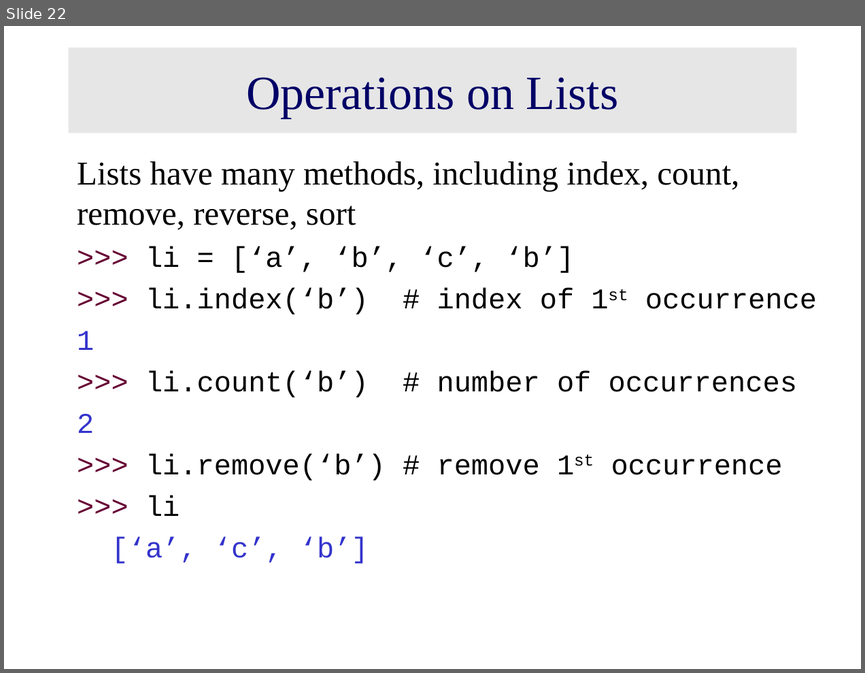
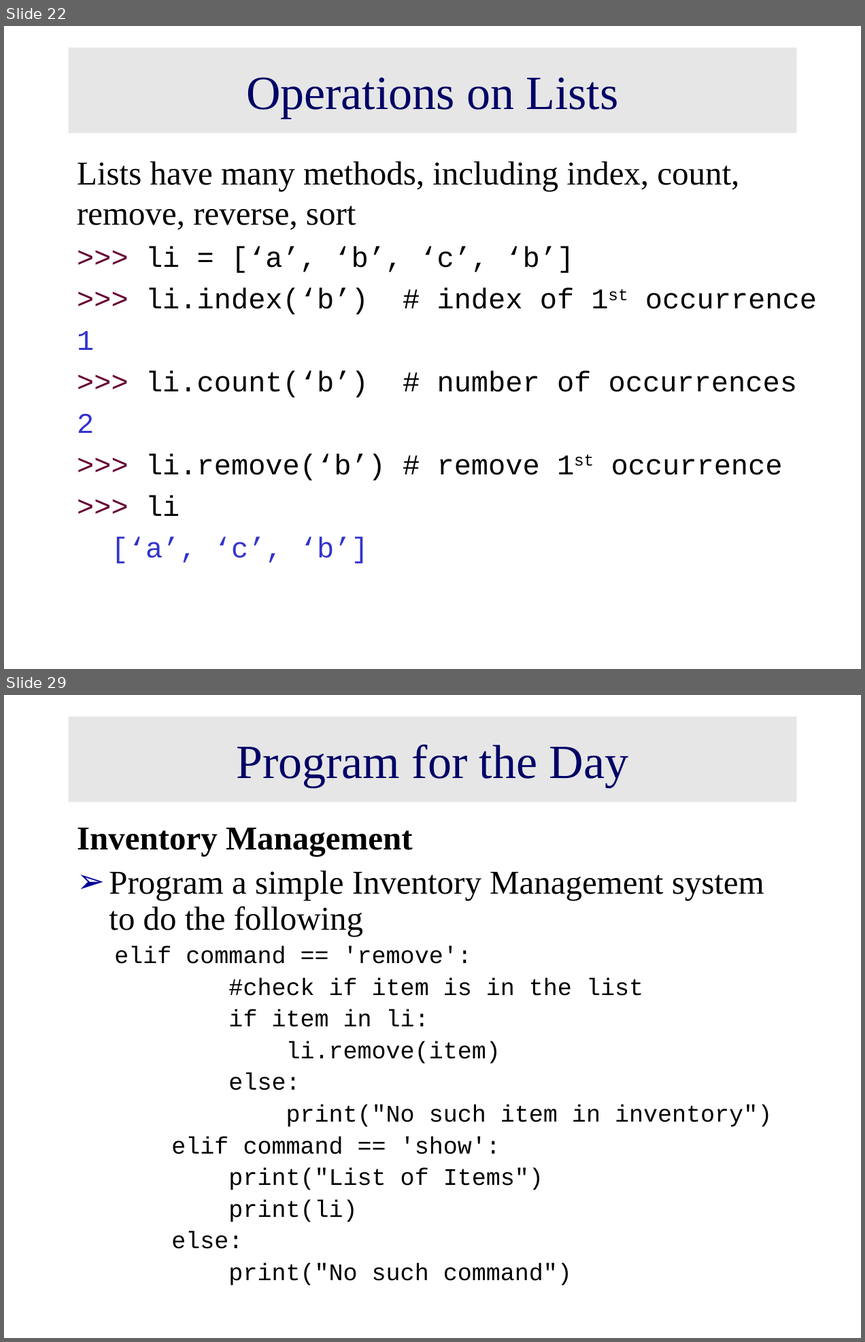
Before and after one commit to raaes0123/Python-training-resource, a slide deck: Python Day 2.ppt. Shown one above the other, each under a label of ours: slide 22 before the commit, slides 22 and 29 after it; the slides between them are not shown. The pictures are 865x673 and 865x1342 pixels, drawn with LibreOffice and Linux fonts; fonts in the diff are those of the drawing. Boxes give left, top, right and bottom in pixels: in the first picture for what was removed or moved away, otherwise in the second. Text is boxed around its words. In the diff, an @@ line names an element or a change of style, - is before the commit and + after.

```diff
--- a/Python Day 2.ppt
+++ b/Python Day 2.ppt
@@ slide 29 added at (4,695,861,1338), background #FFFFFF @@
@@ title added at (68,717,797,802), fill #E6E6E6, 40 pt, text #000066 @@
+Program for the Day
@@ text added at (77,828,772,1285), 20 pt, text #000000 @@
+Inventory Management
+➢ Program a simple Inventory Management system to do the following
+  elif command == 'remove':
+  #check if item is in the list
+  if item in li:
+  li.remove(item)
+  else:
+  print("No such item in inventory")
+  elif command == 'show':
+  print("List of Items")
+  print(li)
+  else:
+  print("No such command")
```
Also in this commit, not shown: 5 slides changed, 6 other slides added, 2 slides removed, 1 other file.
